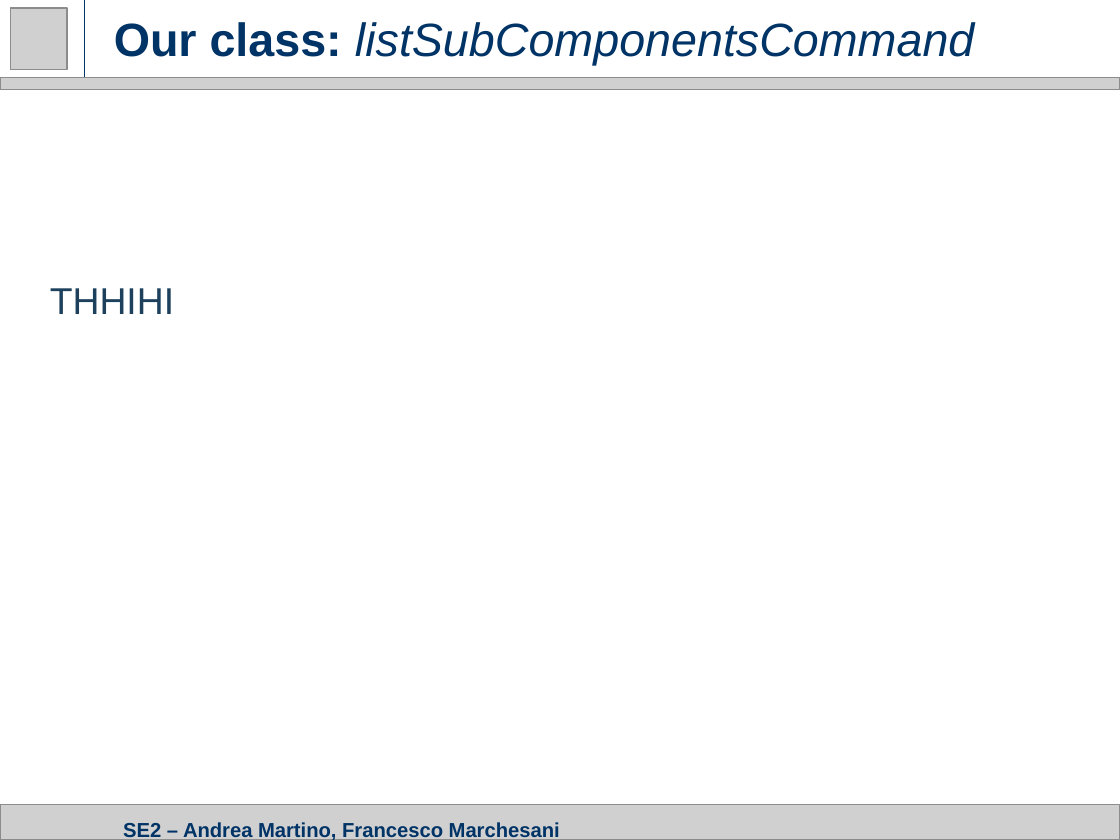
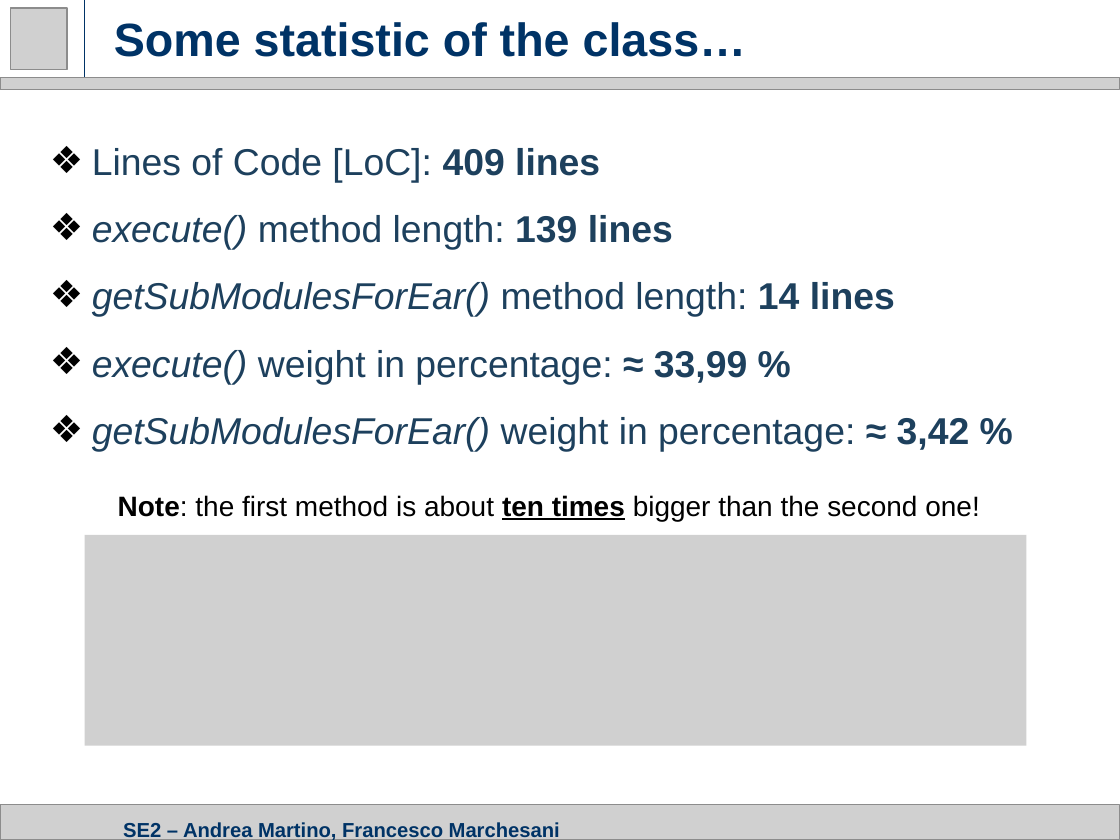
Before and after one commit to amandreamartino/se2-amfm, a slide deck: slide 6 of Presentations/3. CID Presentation.pptx. Drawn at 1120x840 pixels with LibreOffice and Linux fonts; fonts in the diff are those of the drawing; grey boxes stand for pictures. Boxes give left, top, right and bottom in pixels: in the first picture for what was removed or moved away, otherwise in the second. Text is boxed around its words. In the diff, an @@ line names an element or a change of style, - is before the commit and + after.

Commit message:
First statistics added with support Excel

```diff
--- a/Presentations/3. CID Presentation.pptx
+++ b/Presentations/3. CID Presentation.pptx
@@ title at <box>114,22,746,57</box>: text changed; bold on; italic off @@
-Our class: listSubComponentsCommand
+Some statistic of the class…
@@ text at <box>92,148,970,451</box>: text changed @@
-THHIHI
+❖ Lines of Code [LoC]: 409 lines
+❖ execute() method length: 139 lines
+❖ getSubModulesForEar() method length: 14 lines
+❖ execute() weight in percentage: ≈ 33,99 %
+❖ getSubModulesForEar() weight in percentage: ≈ 3,42 %
@@ text added at <box>118,495,979,521</box>, 18 pt, text #000000 @@
+Note: the first method is about ten times bigger than the second one!
@@ picture added at <box>85,535,1027,746</box> @@
```
Also in this commit, not shown: 1 other slide changed, 2 other files.
